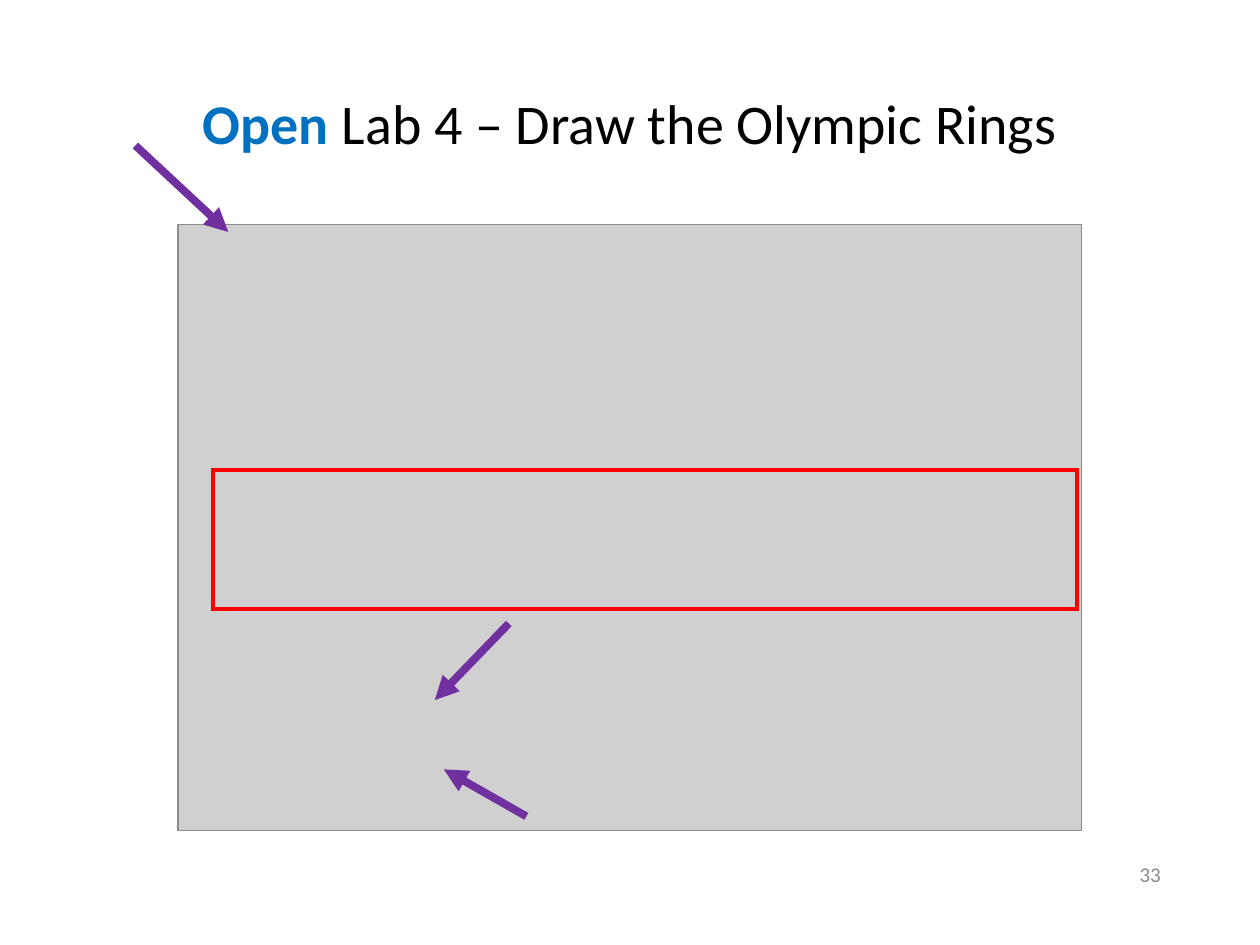
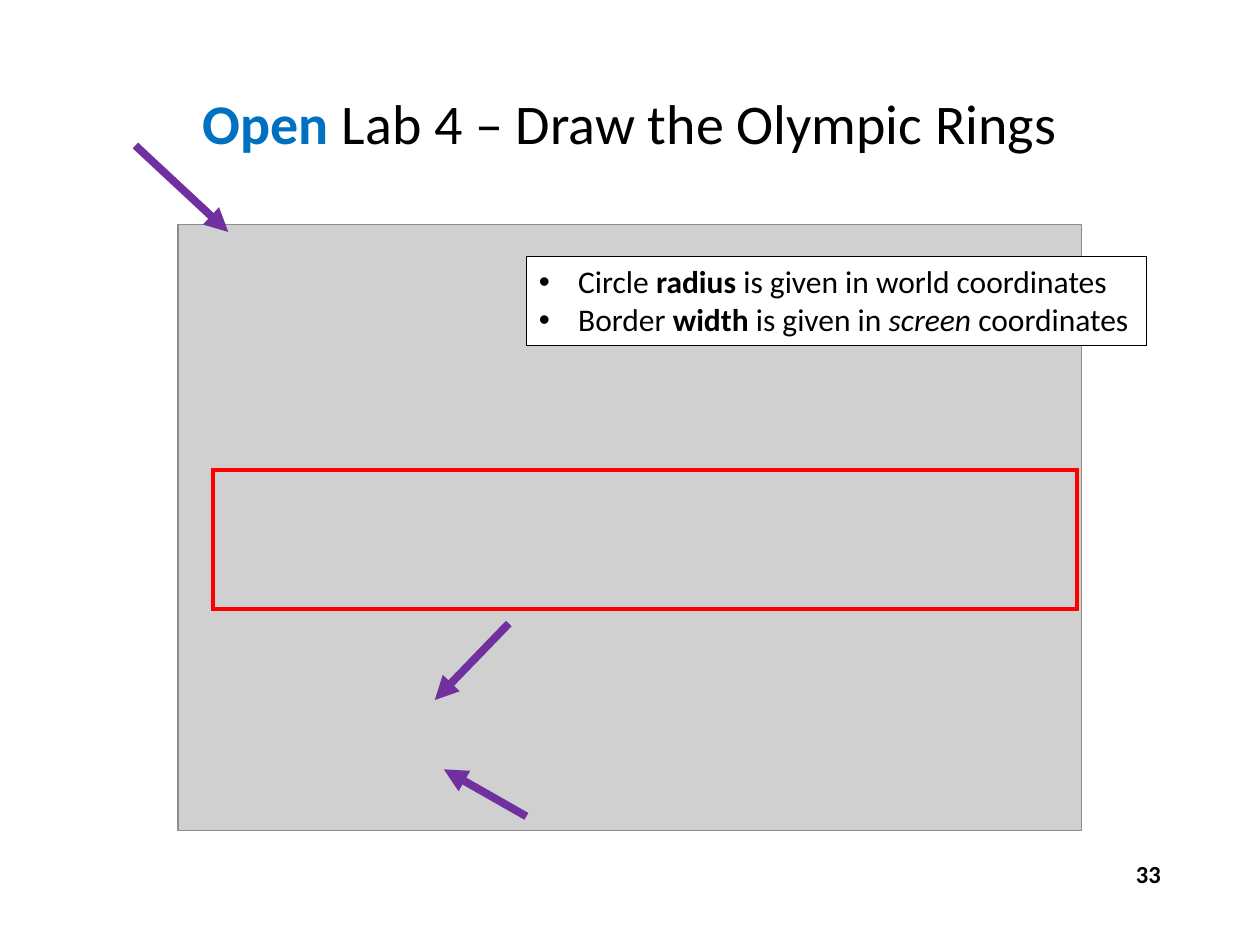
Before and after one commit to dbiersach/scicomp301-cpp-linux, a slide deck: slide 33 of session05/Session 05 - 2D Graphics, Polar Coordinates.pptx. Drawn at 1260x945 pixels with LibreOffice and Linux fonts; fonts in the diff are those of the drawing; grey boxes stand for pictures. Boxes give left, top, right and bottom in pixels: in the first picture for what was removed or moved away, otherwise in the second. Text is boxed around its words. In the diff, an @@ line names an element or a change of style, - is before the commit and + after.

```diff
--- a/session05/Session 05 - 2D Graphics, Polar Coordinates.pptx
+++ b/session05/Session 05 - 2D Graphics, Polar Coordinates.pptx
@@ rectangle added at bbox=[527, 256, 1148, 345], fill #FFFFFF, outline #000000 0.75 pt, 18 pt, text #000000 @@
+• Circle radius is given in world coordinates
+• Border width is given in screen coordinates
@@ page number at bbox=[1136, 867, 1161, 883]: size 12 to 14 pt, text colour #8C8C8C to #000000, bold on @@
```
Also in this commit, not shown: 6 other slides changed, 3 other files.
